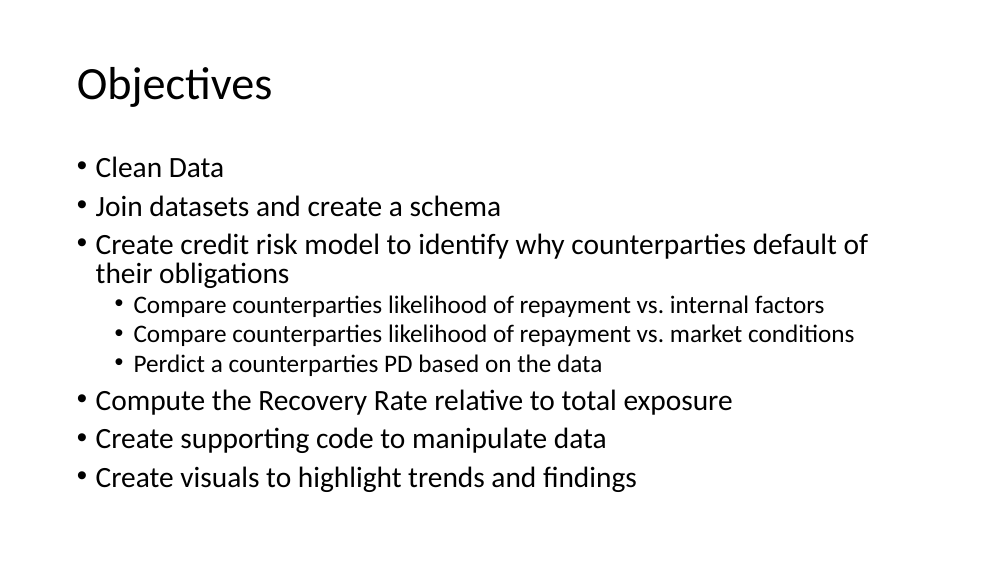
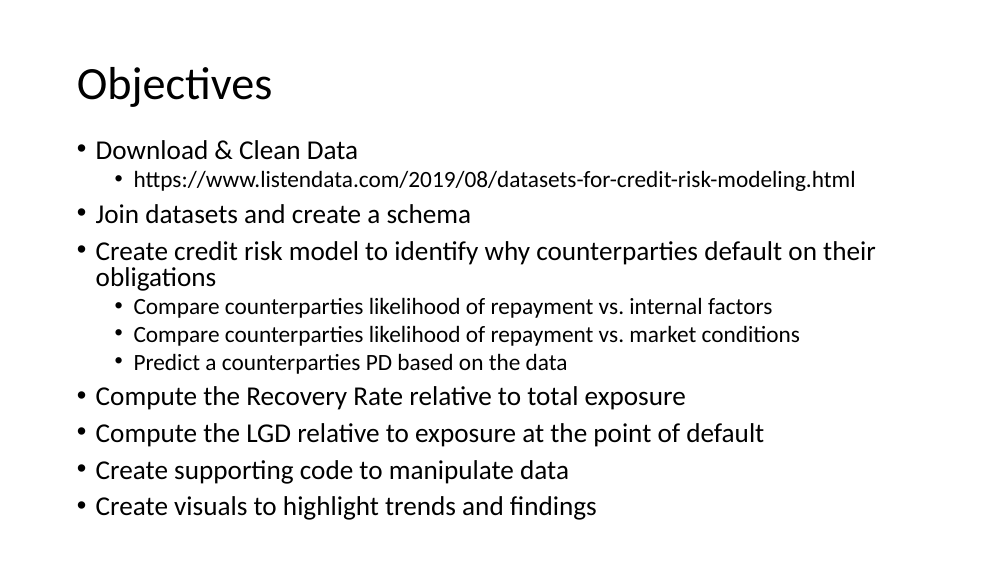
Before and after one commit to hekaplex/2021_04_DSI_WDX2, a slide deck: slide 3 of Rogers James/Repayment Analysis.pptx. Drawn at 1008x567 pixels with LibreOffice and Linux fonts; fonts in the diff are those of the drawing. Boxes give left, top, right and bottom in pixels: in the first picture for what was removed or moved away, otherwise in the second. Text is boxed around its words. In the diff, an @@ line names an element or a change of style, - is before the commit and + after.

```diff
--- a/Rogers James/Repayment Analysis.pptx
+++ b/Rogers James/Repayment Analysis.pptx
@@ text "Download & Clean Data": place and size @@
-text "Download & Clean Data" at box(96, 156, 868, 492)
+text "Download & Clean Data" at box(96, 140, 876, 520)
@@ text at box(96, 140, 856, 191): text changed; size 28 to 22.2 pt @@
-• Clean Data
+• Download & Clean Data
+  • https://www.listendata.com/2019/08/datasets-for-credit-risk-modeling.html
@@ text at box(96, 204, 800, 520): size 28 to 25.9 pt in "Join datasets and create a schema", "Compute the Recovery Rate relative to total ...", "Create supporting code to manipulate data", "Create visuals to highlight trends and findings"; size 24 to 22.2 pt in "Compare counterparties likelihood of repayment vs. internal ...", "Compare counterparties likelihood of repayment vs. market ..." @@
@@ text at box(96, 241, 876, 291): text changed; size 28 to 25.9 pt @@
-• Create credit risk model to identify why counterparties default of their obligations
+• Create credit risk model to identify why counterparties default on their obligations
@@ text at box(134, 353, 568, 374): text changed; size 24 to 22.2 pt @@
-  • Perdict a counterparties PD based on the data
+  • Predict a counterparties PD based on the data
@@ text at box(96, 423, 764, 447): paragraph added @@
+• Compute the LGD relative to exposure at the point of default
```
Also in this commit, not shown: 1 other slide changed.
